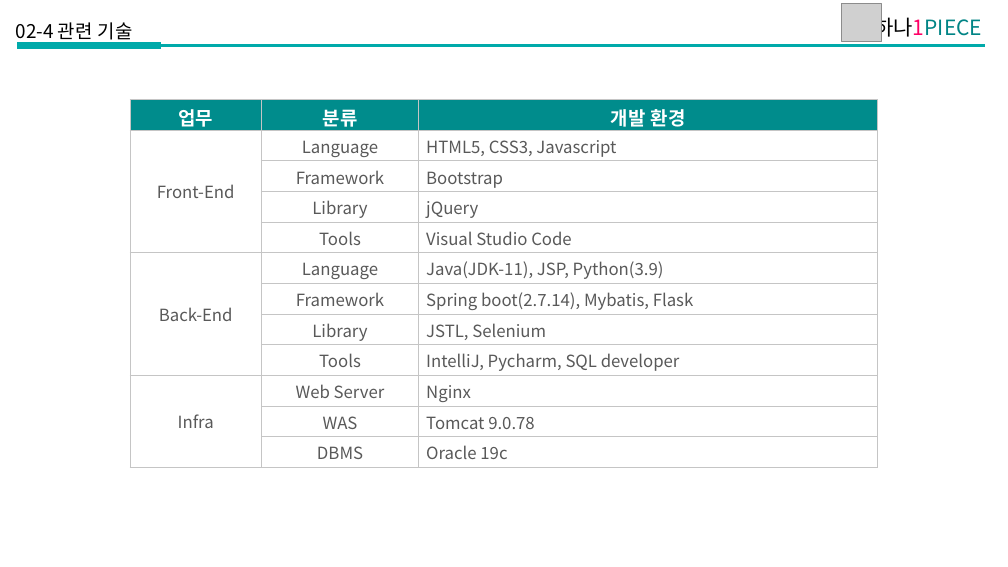
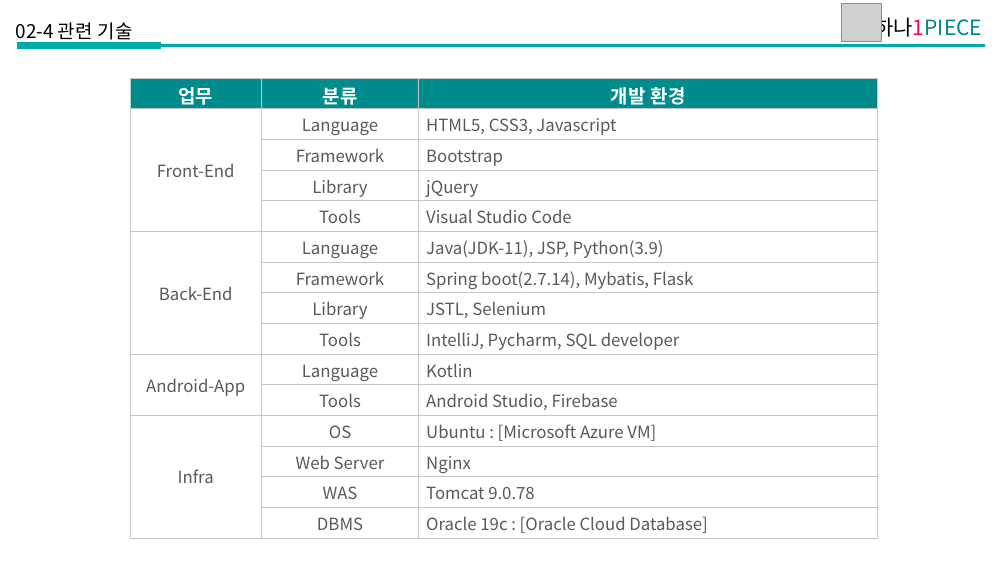
Before and after one commit to pkd98/hana1PIECE, a slide deck: slide 9 of 산출물/프로젝트수행계획서/2360340008_박경덕_하나1PIECE조각투자중계플랫폼_수행계획서.pptx. Drawn at 1008x567 pixels with LibreOffice and Linux fonts; fonts in the diff are those of the drawing; grey boxes stand for pictures. Boxes give left, top, right and bottom in pixels: in the first picture for what was removed or moved away, otherwise in the second. Text is boxed around its words. In the diff, an @@ line names an element or a change of style, - is before the commit and + after.

```diff
--- a/산출물/프로젝트수행계획서/2360340008_박경덕_하나1PIECE조각투자중계플랫폼_수행계획서.pptx
+++ b/산출물/프로젝트수행계획서/2360340008_박경덕_하나1PIECE조각투자중계플랫폼_수행계획서.pptx
@@ table at [130, 78, 878, 538] @@
-row 10: Infra | Web Server | Nginx
+row 10: Android-App | Language | Kotlin
+row 11:  | Tools | Android Studio, Firebase
+row 12: Infra | OS | Ubuntu : [Microsoft Azure VM]
+row 13:  | Web Server | Nginx
-row 15, column 3: Oracle 19c
+row 15, column 3: Oracle 19c : [Oracle Cloud Database]
@@ table: place and size @@
-table at [130, 100, 878, 468]
+table at [130, 78, 878, 538]
```
Also in this commit, not shown: 3 other slides changed, 17 other files.
